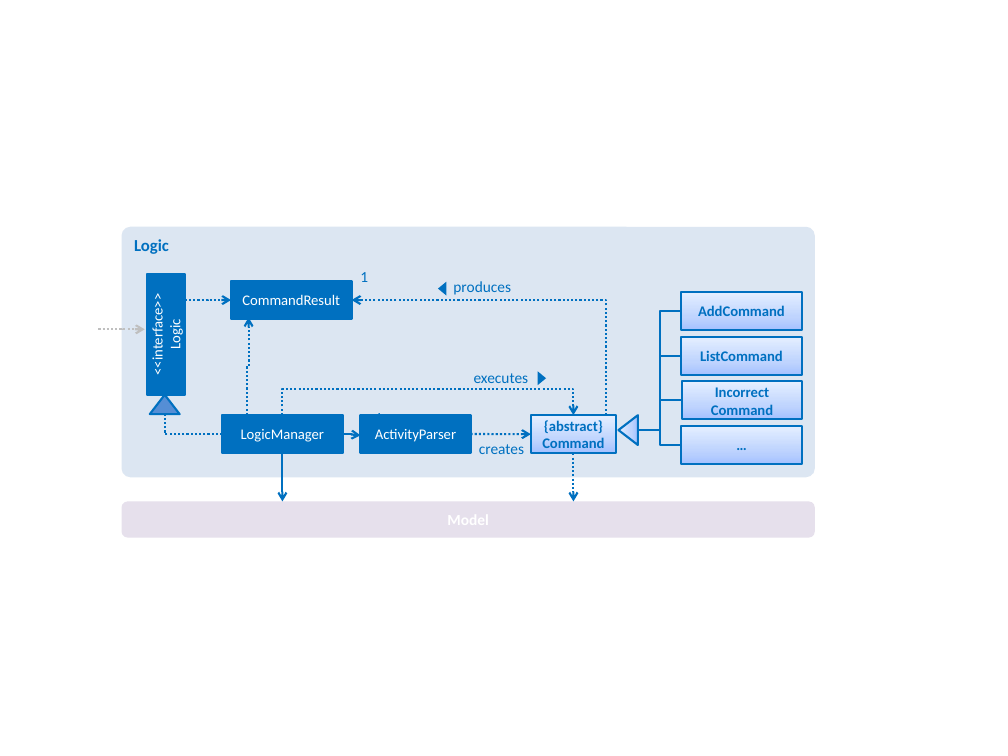
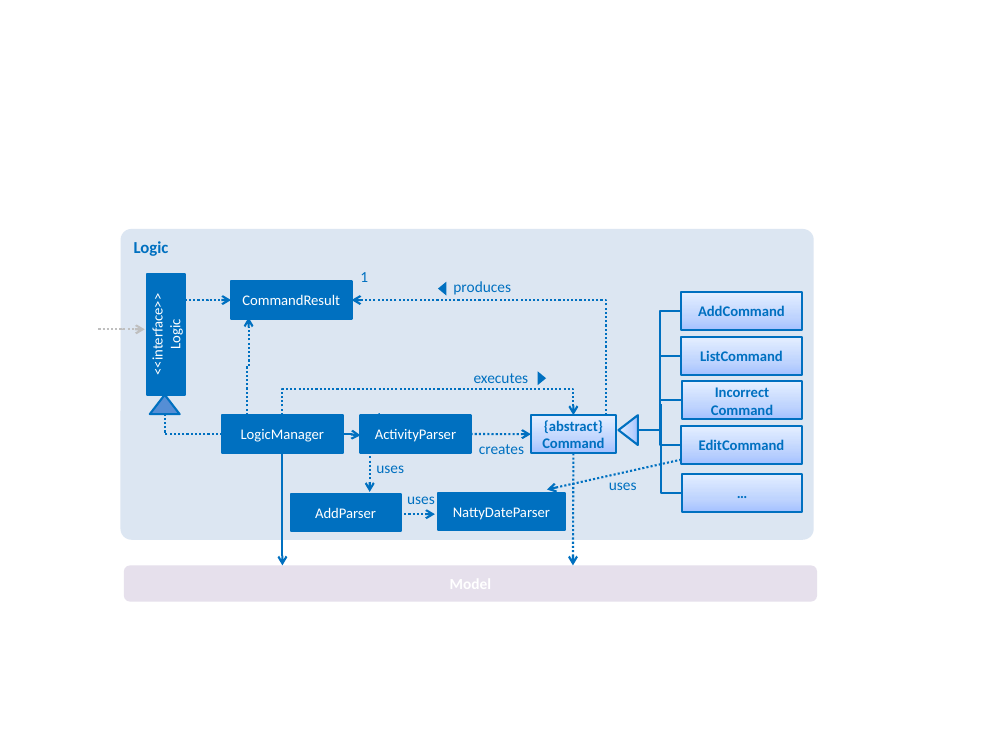
Before and after one commit to CS2103AUG2016-W14-C2/main, a slide deck: slide 6 of docs/diagrams/Diagrams(CS2103T - V0.3).pptx (slide 5 before the commit). Drawn at 1008x756 pixels with LibreOffice and Linux fonts; fonts in the diff are those of the drawing. Boxes give left, top, right and bottom in pixels: in the first picture for what was removed or moved away, otherwise in the second. Text is boxed around its words. In the diff, an @@ line names an element or a change of style, - is before the commit and + after.

Commit message:
Add new diagrams for ListCommand. Add ListParser class to increase SLAP

```diff
--- a/docs/diagrams/Diagrams(CS2103T - V0.3).pptx
+++ b/docs/diagrams/Diagrams(CS2103T - V0.3).pptx
@@ rounded rectangle "Logic": place and size @@
-rounded rectangle "Logic" at bbox=[122, 227, 815, 477]
+rounded rectangle "Logic" at bbox=[121, 229, 814, 539]
@@ elbow line added from (660, 404) to (681, 493), #0070C0 1.5 pt @@
@@ text in rectangle at bbox=[699, 439, 785, 450]: text changed @@
-…
+EditCommand
@@ arrow moved from (282, 454) - (282, 501) to (282, 454) - (282, 565) @@
@@ arrow added from (370, 457) to (370, 492), #0070C0 1.5 pt dashed @@
@@ text added at bbox=[376, 465, 404, 473], 11 pt, text #0070C0 @@
+uses
@@ arrow added from (681, 460) to (547, 490), #0070C0 1.5 pt dashed @@
@@ arrow moved from (574, 454) - (574, 501) to (574, 454) - (573, 565) @@
@@ text added at bbox=[609, 476, 637, 490], 11 pt, text #0070C0 @@
+uses
@@ rectangle added at bbox=[681, 474, 802, 512], fill gradient #A4C4FF to #BFD4FF to #E6EEFF, outline #0070C0 1.5 pt, 10.5 pt, text #0070C0, bold @@
+…
@@ rectangle added at bbox=[290, 494, 400, 531], fill #0070C0, outline #0070C0 1.5 pt, 10.5 pt, text #FFFFFF @@
+AddParser
@@ text added at bbox=[407, 496, 435, 504], 11 pt, text #0070C0 @@
+uses
@@ rectangle added at bbox=[438, 493, 565, 530], fill #0070C0, outline #0070C0 1.5 pt, 10.5 pt, text #FFFFFF @@
+NattyDateParser
@@ arrow added from (404, 514) to (434, 514), #0070C0 1.5 pt dashed @@
@@ rounded rectangle: place and size @@
-rounded rectangle at bbox=[122, 501, 815, 537]
+rounded rectangle at bbox=[124, 565, 817, 602]
```
Also in this commit, not shown: 2 other slides changed, 2 slides added, 1 slide removed, 6 other files.
